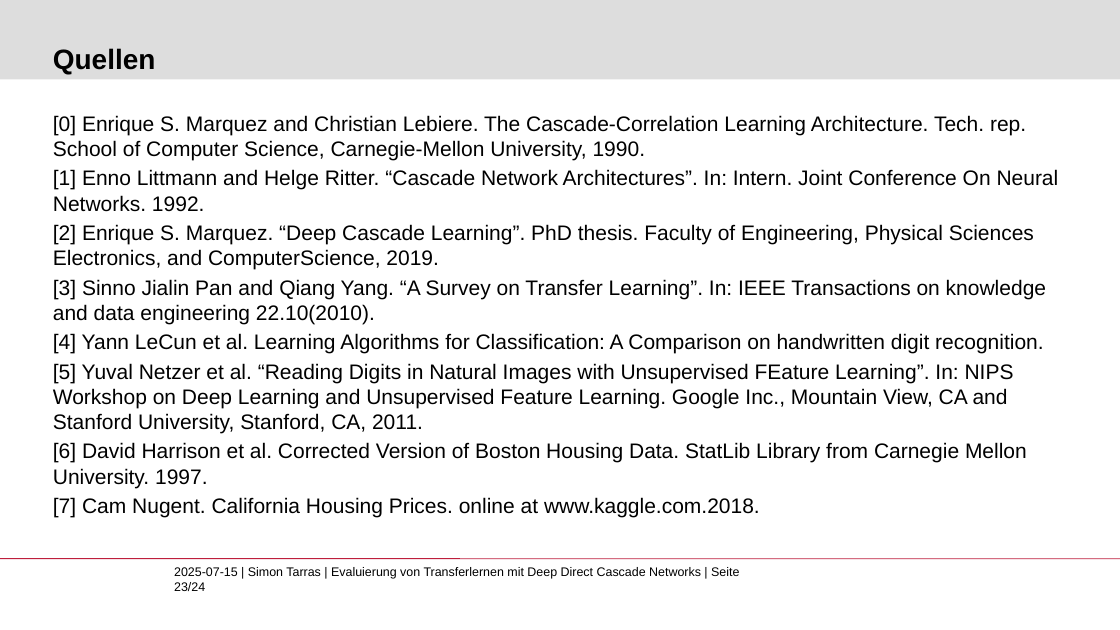
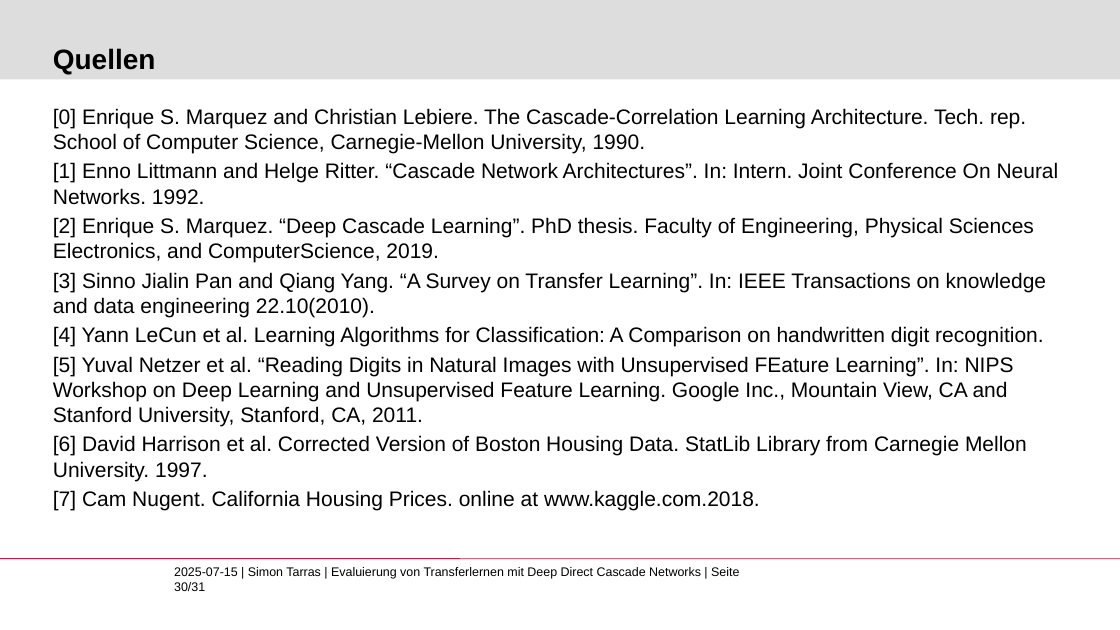
Before and after one commit to Lirras/BA_EvalTF_DDCN, a slide deck: slide 30 of BA_eval_TF.pptx (slide 23 before the commit). Drawn at 1120x630 pixels with LibreOffice and Linux fonts; fonts in the diff are those of the drawing; background and template pictures are left out. Boxes give left, top, right and bottom in pixels: in the first picture for what was removed or moved away, otherwise in the second. Text is boxed around its words. In the diff, an @@ line names an element or a change of style, - is before the commit and + after.

```diff
--- a/BA_eval_TF.pptx
+++ b/BA_eval_TF.pptx
@@ text "[0] Enrique S. Marquez and ...": place and size @@
-text "[0] Enrique S. Marquez and ..." at [53, 115, 1059, 517]
+text "[0] Enrique S. Marquez and ..." at [53, 108, 1059, 511]
@@ text at [174, 567, 739, 591]: text changed @@
-2025-07-15 | Simon Tarras | Evaluierung von Transferlernen mit Deep Direct Cascade Networks | Seite 23/24
+2025-07-15 | Simon Tarras | Evaluierung von Transferlernen mit Deep Direct Cascade Networks | Seite 30/31
```
Also in this commit, not shown: 15 other slides changed, 12 slides added, 4 slides removed.
